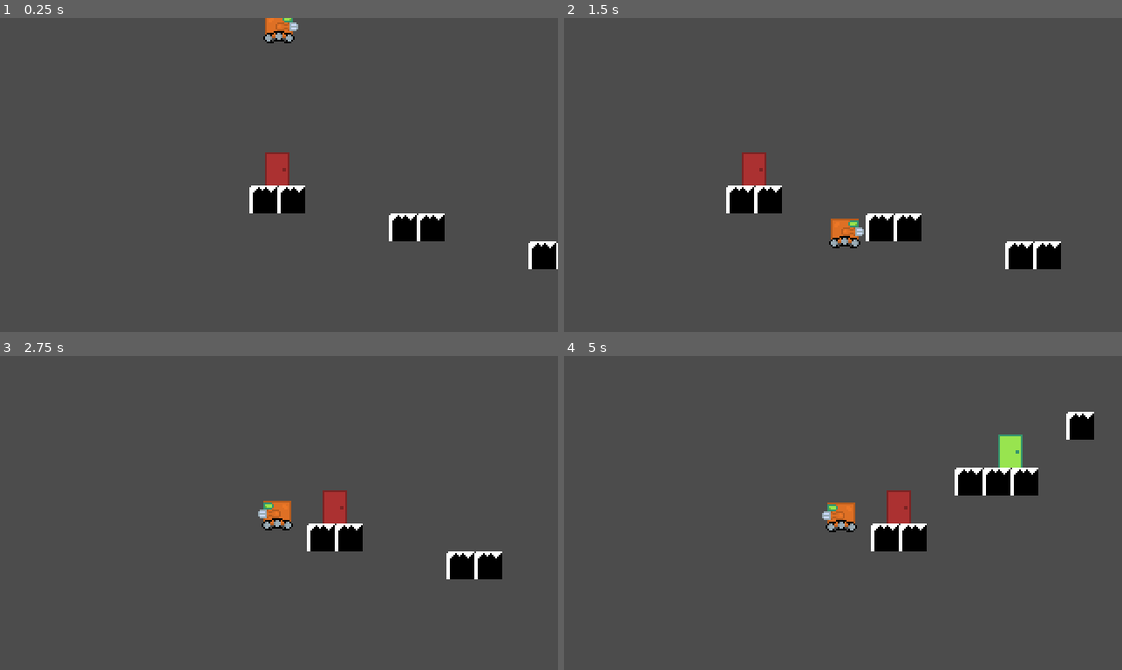
Above: before the commit, frames 1-4 (two rows, left to right).
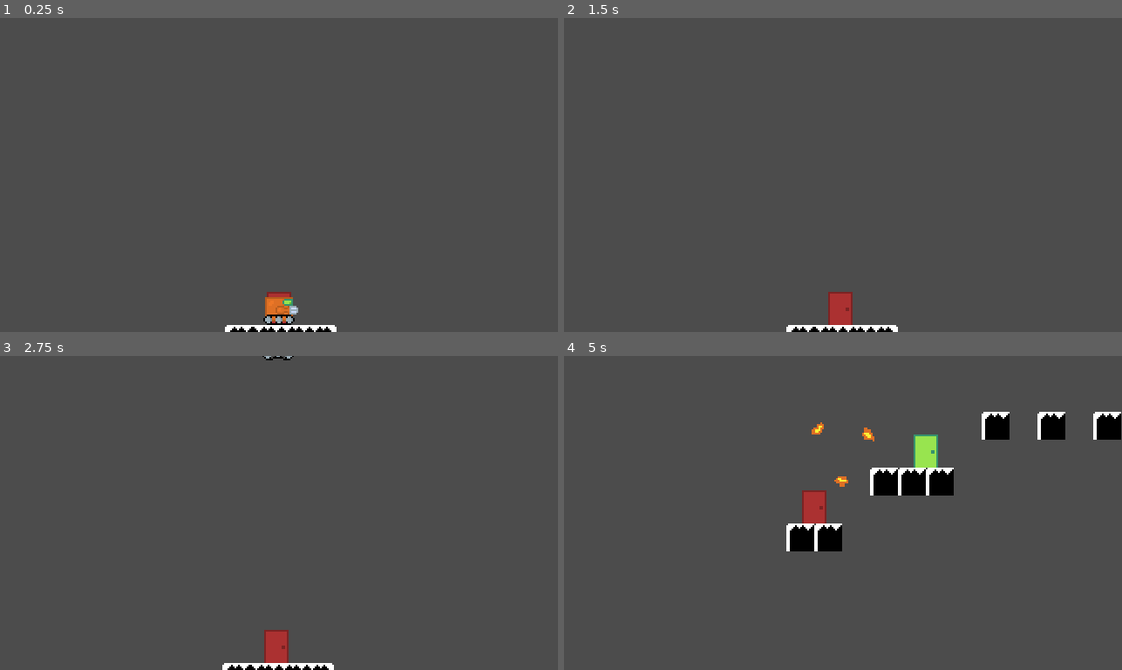
Above: after the commit, the same moments.

Repository: wagenrace/Platformer
Game: Godot game, scene res://World.tscn
Same seed, same stepped clock (60 frames per second), same inputs: the game is played once before the commit and once after it.
Inputs:
- Up to frame 1 (0.25 s): no input
- Up to frame 2 (1.5 s): tap Enter (ui_accept) at 0.5, 1.35 s; hold Enter (ui_accept) 0.53-1.28 s; hold Right (ui_right) from 0.53 s (still down); tap R at 0.6 s
- Up to frame 3 (2.75 s): tap Enter (ui_accept) at 1.52, 1.82 s; tap R at 1.55, 2.1 s; release Right (ui_right) at 2.03 s; hold Left (ui_left) from 2.03 s (still down); hold Enter (ui_accept) from 2.03 s (still down)
- Up to frame 4 (5 s): release Left (ui_left) at 2.78 s; release Enter (ui_accept) at 2.78 s; hold Right (ui_right) 2.78-4.28 s; tap 1 at 2.85 s; tap Enter (ui_accept) at 3.02, 3.32, 4.52, 4.82 s; tap R at 3.05, 4.35 s; hold Enter (ui_accept) 3.53-4.28 s; tap 2 at 3.6 s; hold Left (ui_left) from 4.28 s (still down)

The runs differ from the first frame. In frame 1, 4.1% of the frame differs, in the area x 40-100%, y 0-100%; in frame 2, 4.5%; in frame 3, 3.7%; in frame 4, 8.5%, in the area x 39-100%, y 17-63%.
Error after the commit: Invalid get index 'doorMapping' (on base: 'Nil'). (res://World.gd:28)

Commit message:
make player explode
Signed-off-by: tomnijhof <tom.nijhof@cytosmart.com>

Diff:
--- a/LevelLayout.gd
+++ b/LevelLayout.gd
@@ -74,6 +74,7 @@
 onready var greenDoor = $"DoorGreen"
 var door_island_size: int = 2
 
+
 func add_door(_door, current_position):
 	var door_position = current_position
 	door_position.x += 1
--- a/Player.gd
+++ b/Player.gd
@@ -7,12 +7,18 @@
 const MAX_SPEED = 64
 const JUMP_FORCE = 180
 
+var last_door_name = ""
+
 var motion = Vector2.ZERO
 
 onready var sprite = $Sprite
 onready var animationPlayer = $AnimationPlayer
+onready var is_alive = true
 
 func _physics_process(delta):
+	if !is_alive:
+		return
+
 	var input_x = Input.get_action_strength("ui_right") - Input.get_action_strength("ui_left")
 
 	if input_x != 0:
@@ -43,3 +49,12 @@
 		if input_x == 0:
 			motion.x = lerp(motion.x, 0, AIR_RESISTANCE)
 	motion = move_and_slide(motion, Vector2.UP)
+
+func reset_position():
+	is_alive = true
+	position = Vector2(0, 0)
+
+func _input(ev):
+	if ev is InputEventKey and ev.scancode == KEY_R:
+		is_alive = false
+		animationPlayer.play("Explosion")
--- a/Player.tscn
+++ b/Player.tscn
@@ -1,9 +1,52 @@
-[gd_scene load_steps=8 format=2]
+[gd_scene load_steps=11 format=2]
 
 [ext_resource path="res://art/Player.png" type="Texture" id=1]
+[ext_resource path="res://art/Player_exploded.png" type="Texture" id=2]
+[ext_resource path="res://Player.gd" type="Script" id=3]
 
 [sub_resource type="RectangleShape2D" id=1]
 extents = Vector2( 9, 7 )
+
+[sub_resource type="Animation" id=7]
+resource_name = "Explosion"
+tracks/0/type = "value"
+tracks/0/path = NodePath("Sprite_explosion:frame")
+tracks/0/interp = 1
+tracks/0/loop_wrap = true
+tracks/0/imported = false
+tracks/0/enabled = true
+tracks/0/keys = {
+"times": PoolRealArray( 0, 0.1, 0.2, 0.3, 0.4, 0.5, 0.6, 0.7, 0.8 ),
+"transitions": PoolRealArray( 1, 1, 1, 1, 1, 1, 1, 1, 1 ),
+"update": 1,
+"values": [ 0, 1, 2, 3, 4, 5, 6, 7, 8 ]
+}
+tracks/1/type = "value"
+tracks/1/path = NodePath("Sprite:frame")
+tracks/1/interp = 1
+tracks/1/loop_wrap = true
+tracks/1/imported = false
+tracks/1/enabled = true
+tracks/1/keys = {
+"times": PoolRealArray( 0 ),
+"transitions": PoolRealArray( 1 ),
+"update": 1,
+"values": [ 7 ]
+}
+tracks/2/type = "method"
+tracks/2/path = NodePath(".")
+tracks/2/interp = 1
+tracks/2/loop_wrap = true
+tracks/2/imported = false
+tracks/2/enabled = true
+tracks/2/keys = {
+"times": PoolRealArray( 1 ),
+"transitions": PoolRealArray( 1 ),
+"values": [ {
+"args": [  ],
+"method": "reset_position"
+} ]
+}
 
 [sub_resource type="Animation" id=6]
 resource_name = "Fall"
@@ -20,6 +63,18 @@
 "update": 1,
 "values": [ 5 ]
 }
+tracks/1/type = "value"
+tracks/1/path = NodePath("Sprite_explosion:frame")
+tracks/1/interp = 1
+tracks/1/loop_wrap = true
+tracks/1/imported = false
+tracks/1/enabled = true
+tracks/1/keys = {
+"times": PoolRealArray( 0 ),
+"transitions": PoolRealArray( 1 ),
+"update": 1,
+"values": [ 8 ]
+}
 
 [sub_resource type="Animation" id=2]
 resource_name = "Jump"
@@ -36,6 +91,18 @@
 "update": 1,
 "values": [ 6 ]
 }
+tracks/1/type = "value"
+tracks/1/path = NodePath("Sprite_explosion:frame")
+tracks/1/interp = 1
+tracks/1/loop_wrap = true
+tracks/1/imported = false
+tracks/1/enabled = true
+tracks/1/keys = {
+"times": PoolRealArray( 0 ),
+"transitions": PoolRealArray( 1 ),
+"update": 1,
+"values": [ 8 ]
+}
 
 [sub_resource type="Animation" id=3]
 length = 0.001
@@ -46,6 +113,18 @@
 tracks/0/imported = false
 tracks/0/enabled = true
 tracks/0/keys = {
+"times": PoolRealArray( 0 ),
+"transitions": PoolRealArray( 1 ),
+"update": 0,
+"values": [ 0 ]
+}
+tracks/1/type = "value"
+tracks/1/path = NodePath("Sprite_explosion:frame")
+tracks/1/interp = 1
+tracks/1/loop_wrap = true
+tracks/1/imported = false
+tracks/1/enabled = true
+tracks/1/keys = {
 "times": PoolRealArray( 0 ),
 "transitions": PoolRealArray( 1 ),
 "update": 0,
@@ -68,6 +147,18 @@
 "update": 1,
 "values": [ 1, 2, 3, 4, 3 ]
 }
+tracks/1/type = "value"
+tracks/1/path = NodePath("Sprite_explosion:frame")
+tracks/1/interp = 1
+tracks/1/loop_wrap = true
+tracks/1/imported = false
+tracks/1/enabled = true
+tracks/1/keys = {
+"times": PoolRealArray( 0 ),
+"transitions": PoolRealArray( 1 ),
+"update": 1,
+"values": [ 8 ]
+}
 
 [sub_resource type="Animation" id=5]
 resource_name = "Stand"
@@ -83,23 +174,42 @@
 "update": 1,
 "values": [ 0 ]
 }
+tracks/1/type = "value"
+tracks/1/path = NodePath("Sprite_explosion:frame")
+tracks/1/interp = 1
+tracks/1/loop_wrap = true
+tracks/1/imported = false
+tracks/1/enabled = true
+tracks/1/keys = {
+"times": PoolRealArray( 0 ),
+"transitions": PoolRealArray( 1 ),
+"update": 1,
+"values": [ 8 ]
+}
 
 [node name="Player" type="KinematicBody2D"]
 collision_mask = 2
+script = ExtResource( 3 )
 
 [node name="Sprite" type="Sprite" parent="."]
 position = Vector2( 0, -10 )
 z_index = 5
 texture = ExtResource( 1 )
-hframes = 7
+hframes = 8
 
 [node name="CollisionShape2D" type="CollisionShape2D" parent="."]
 position = Vector2( -1, -7 )
 shape = SubResource( 1 )
 
 [node name="AnimationPlayer" type="AnimationPlayer" parent="."]
+anims/Explosion = SubResource( 7 )
 anims/Fall = SubResource( 6 )
 anims/Jump = SubResource( 2 )
 anims/RESET = SubResource( 3 )
 anims/Run = SubResource( 4 )
 anims/Stand = SubResource( 5 )
+
+[node name="Sprite_explosion" type="Sprite" parent="."]
+position = Vector2( 0, -10 )
+texture = ExtResource( 2 )
+hframes = 9
--- a/World.gd
+++ b/World.gd
@@ -3,71 +3,59 @@
 onready var player = $Player
 onready var camera = $Camera2D
 onready var tileMap = $TileMap
+onready var doorMapping = {}
+onready var httpActive = false
 
-var doorMapping = {
-	"DoorRed": {
-		"level_num": 1,
-		"level_encoded": "8A9a+"
-	},
-	"DoorGreen": {
-		"level_num": 1,
-		"level_encoded": "8A9a+"
-	},
-	"DoorBlue": {
-		"level_num": 1,
-		"level_encoded": "8A9a+"
-	}
-}
 func _ready():
-	tileMap.apply_level("8aaCC9a+")
+	$HTTPRequest.connect("request_completed", self, "_on_request_completed")
+	init_level()
+
+func fetch_new_levels(_new_level_number):
+	httpActive = true
+	var fields = {"id": _new_level_number}
+	var query_string = to_json(fields)
+	var headers = ["Content-Type: application/x-www-form-urlencoded", "Content-Length: " + str(query_string.length())]
+	var result = $HTTPRequest.request("http://127.0.0.1:8000/get_level_by_number",
+		PoolStringArray( ),
+		true,
+		HTTPClient.METHOD_POST,
+		query_string)
+
+
+func _on_request_completed(result, response_code, headers, body):
+	var json = JSON.parse(body.get_string_from_utf8())
+	print(json.result)
+	doorMapping = json.result["doorMapping"]
+	httpActive = false
 
 func _physics_process(_delta):
 	var camera_pos = camera.get_position()
 	camera_pos.x = player.position.x
 	camera.set_position(camera_pos)
 
+func init_level():
+	var door_name = tileMap.redDoor.name
+	_update_level(1, door_name)
+	player.last_door_name = door_name
+	print(door_name, doorMapping)
+	# var encoded_level = doorMapping[door_name]["level_encoded"]
+	# tileMap.apply_level(encoded_level)
+
 func enter_door(door_name: String):
+	player.last_door_name = door_name
 	var encoded_level = doorMapping[door_name]["level_encoded"]
 	var new_level_number = doorMapping[door_name]["level_num"]
 	tileMap.apply_level(encoded_level)
-	if new_level_number == 1:
-		doorMapping = {
-			"DoorRed": {
-				"level_num": 2,
-				"level_encoded": "8CcC9DdD+"
-			},
-			"DoorGreen": {
-				"level_num": 2,
-				"level_encoded": "8CcC9DdD+"
-			},
-			"DoorBlue": {
-				"level_num": 2,
-				"level_encoded": "8CcC9DdD+"
-			}
-		}
-	else:
-		doorMapping = {
-			"DoorRed": {
-				"level_num": 1,
-				"level_encoded": "8AaA9BbB+"
-			},
-			"DoorGreen": {
-				"level_num": 1,
-				"level_encoded": "8AaA9BbB+"
-			},
-			"DoorBlue": {
-				"level_num": 1,
-				"level_encoded": "8AaA9BbB+"
-			}
-		}
+	_update_level(new_level_number, door_name)
+
+func _update_level(new_level_number: int, door_name: String):
+	var new_level = fetch_new_levels(new_level_number)
 
 	var door
 	if door_name == tileMap.redDoor.name:
 		door = tileMap.redDoor
-
 	elif door_name == tileMap.greenDoor.name:
 		door = tileMap.greenDoor
-
 	elif door_name == tileMap.blueDoor.name:
 		door = tileMap.blueDoor
 
@@ -76,9 +64,6 @@
 	player.position = new_position
 
 func _input(ev):
-	if ev is InputEventKey and ev.scancode == KEY_R:
-		player.position.x = 0
-		player.position.y = 0
 
 	if ev is InputEventKey and ev.scancode == KEY_1:
 		tileMap.apply_level("9CCa0553bcd+efAA8")
--- a/World.tscn
+++ b/World.tscn
@@ -1,8 +1,7 @@
-[gd_scene load_steps=58 format=2]
+[gd_scene load_steps=57 format=2]
 
 [ext_resource path="res://Player.tscn" type="PackedScene" id=1]
 [ext_resource path="res://Tileset.png" type="Texture" id=2]
-[ext_resource path="res://Player.gd" type="Script" id=3]
 [ext_resource path="res://World.gd" type="Script" id=4]
 [ext_resource path="res://Door.tscn" type="PackedScene" id=5]
 [ext_resource path="res://art/door_blue.png" type="Texture" id=6]
@@ -473,21 +472,22 @@
 script = ExtResource( 8 )
 
 [node name="DoorRed" parent="TileMap" instance=ExtResource( 5 )]
-position = Vector2( -34, 163 )
+position = Vector2( -17, 176 )
 spriteDoor = ExtResource( 9 )
 
 [node name="DoorBlue" parent="TileMap" instance=ExtResource( 5 )]
-position = Vector2( -2, 176 )
+position = Vector2( -47, -19 )
 spriteDoor = ExtResource( 6 )
 
 [node name="DoorGreen" parent="TileMap" instance=ExtResource( 5 )]
-position = Vector2( -38, 174 )
+position = Vector2( 24, -21 )
 spriteDoor = ExtResource( 7 )
 
 [node name="Player" parent="." instance=ExtResource( 1 )]
 position = Vector2( 1, 1 )
-script = ExtResource( 3 )
 
 [node name="Camera2D" type="Camera2D" parent="."]
 position = Vector2( 161, 90 )
 current = true
+
+[node name="HTTPRequest" type="HTTPRequest" parent="."]
Binary file added: art/Player.aseprite
Binary file changed: art/Player.png
Binary file added: art/Player_exploded.aseprite
Binary file added: art/Player_exploded.gif
Binary file added: art/Player_exploded.png
Not shown, added: art/Player_exploded.png.import
